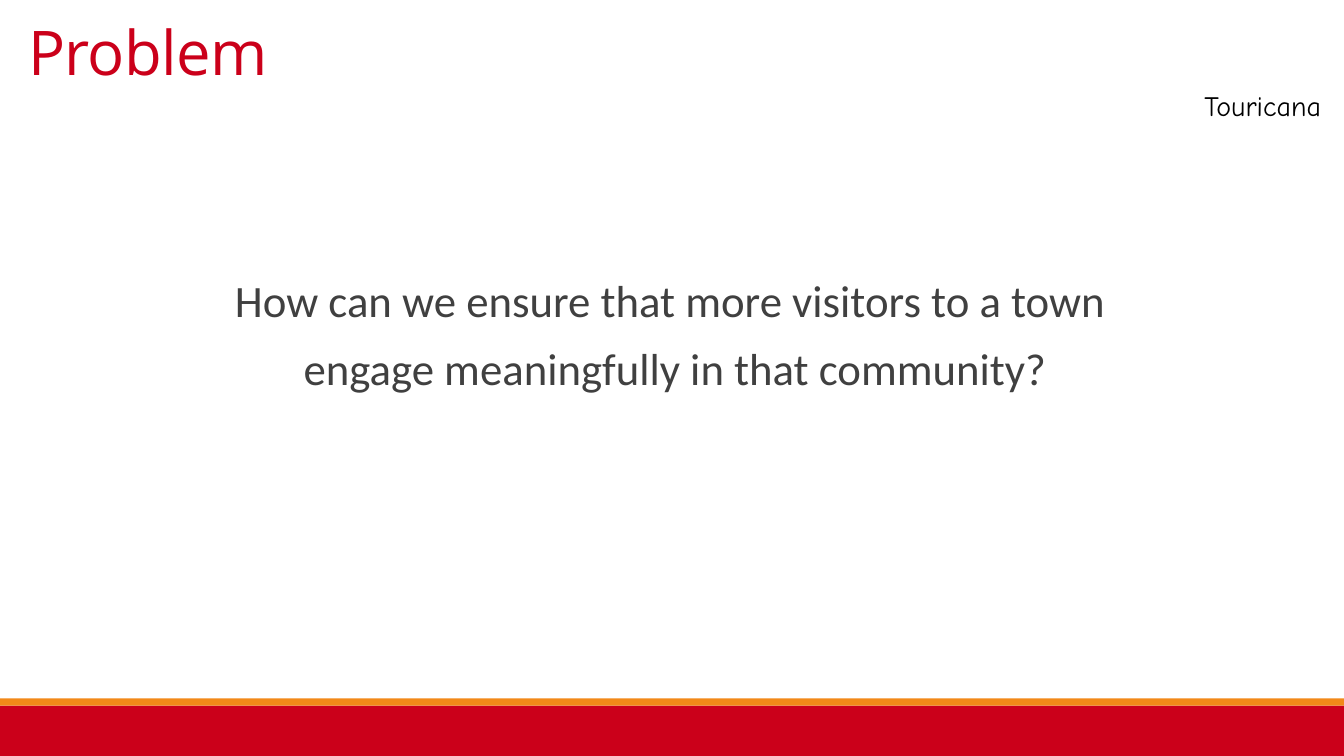
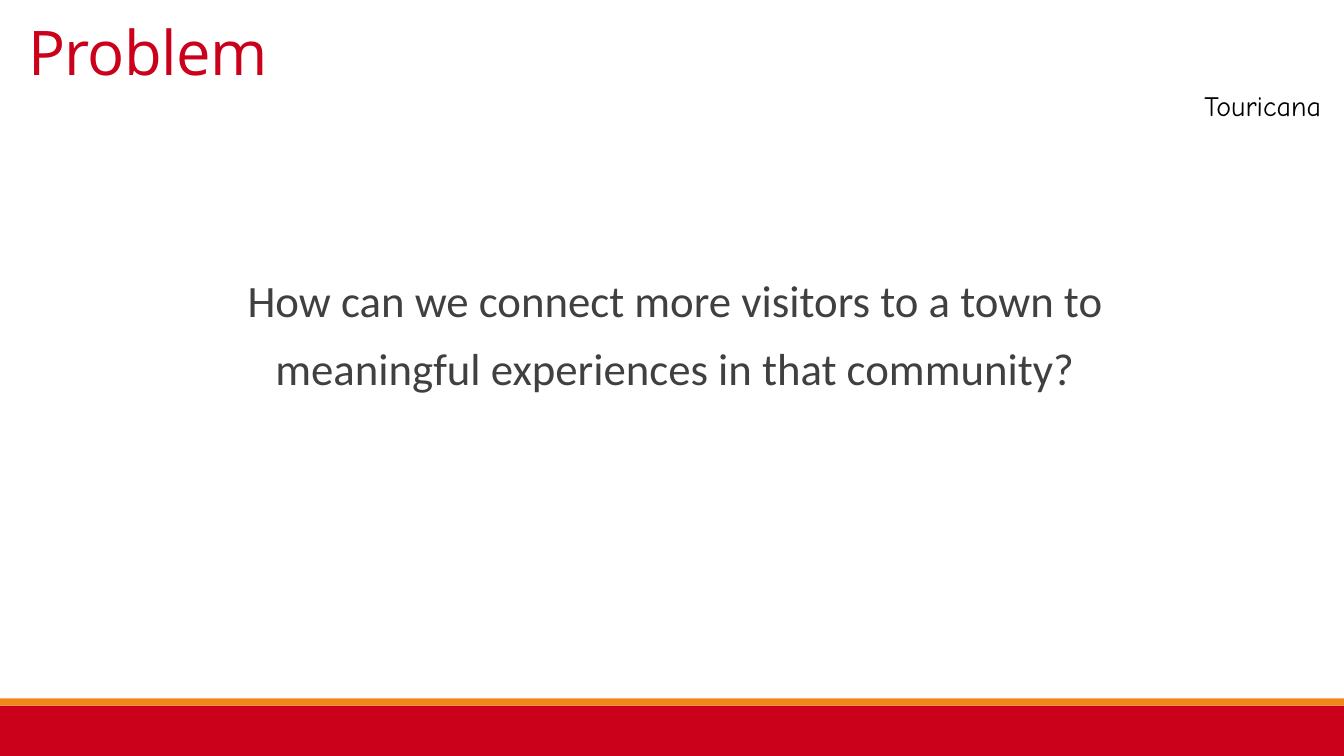
Before and after one commit to mc-funk/RedHotHack2015TripApp, a slide deck: slide 2 of Touricana RHH Presentation FINAL.pptx. Drawn at 1344x756 pixels with LibreOffice and Linux fonts; fonts in the diff are those of the drawing; background and template pictures are left out. Boxes give left, top, right and bottom in pixels: in the first picture for what was removed or moved away, otherwise in the second. Text is boxed around its words. In the diff, an @@ line names an element or a change of style, - is before the commit and + after.

```diff
--- a/Touricana RHH Presentation FINAL.pptx
+++ b/Touricana RHH Presentation FINAL.pptx
@@ text at (248,286,1102,393): text changed @@
-How can we ensure that more visitors to a town
-engage meaningfully in that community?
+How can we connect more visitors to a town to
+meaningful experiences in that community?
```
Also in this commit, not shown: 11 other slides changed, 1 slide added, 1 slide removed.
